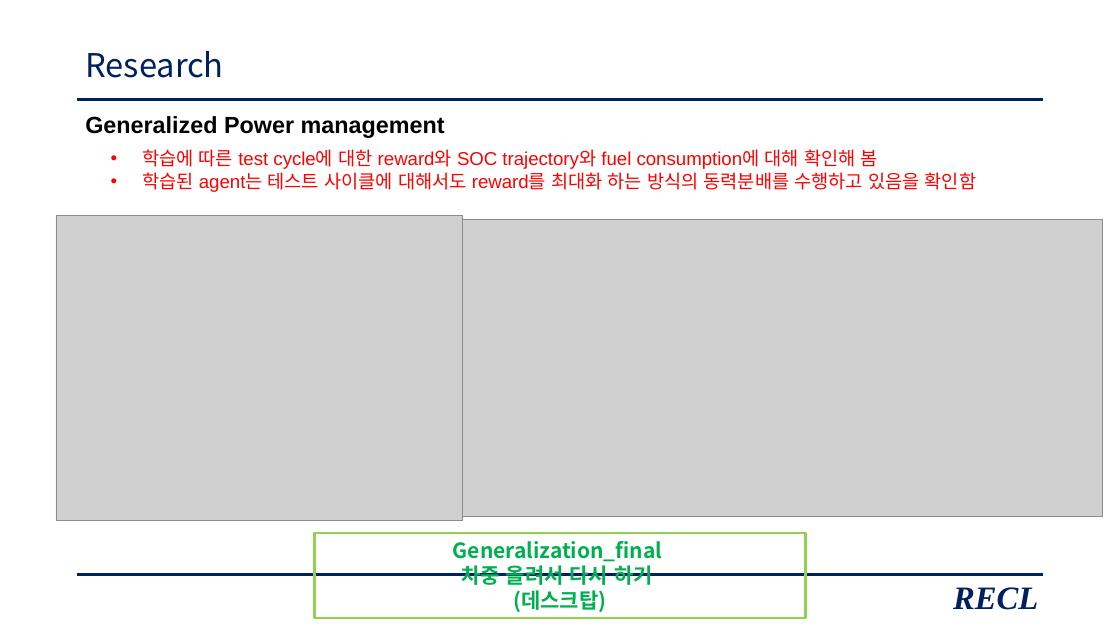
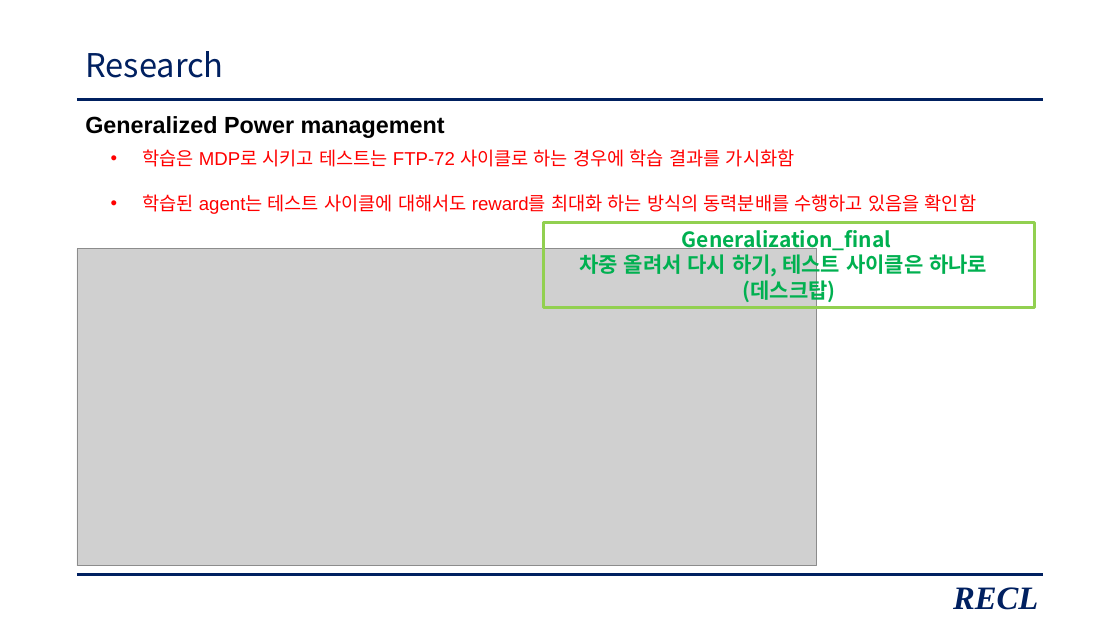
Before and after one commit to zidane89/experiment_essential, a slide deck: slide 25 of 발표자료_중안2.pptx. Drawn at 1120x630 pixels with LibreOffice and Linux fonts; fonts in the diff are those of the drawing; grey boxes stand for pictures. Boxes give left, top, right and bottom in pixels: in the first picture for what was removed or moved away, otherwise in the second. Text is boxed around its words. In the diff, an @@ line names an element or a change of style, - is before the commit and + after.

```diff
--- a/발표자료_중안2.pptx
+++ b/발표자료_중안2.pptx
@@ text at (142, 149, 795, 167): text changed @@
-• 학습에 따른 test cycle에 대한 reward와 SOC trajectory와 fuel consumption에 대해 확인해 봄
+• 학습은 MDP로 시키고 테스트는 FTP-72 사이클로 하는 경우에 학습 결과를 가시화함
@@ picture removed at (56, 216, 463, 521) @@
@@ picture removed at (409, 219, 1103, 517) @@
@@ rectangle "Generalization_final": place and size @@
-rectangle "Generalization_final" at (315, 534, 806, 618)
+rectangle "Generalization_final" at (544, 223, 1034, 308)
@@ picture added at (77, 249, 817, 565) @@
@@ text in rectangle at (579, 252, 987, 278): text changed @@
-차중 올려서 다시 하기
+차중 올려서 다시 하기, 테스트 사이클은 하나로
```
Also in this commit, not shown: 8 other slides changed.
